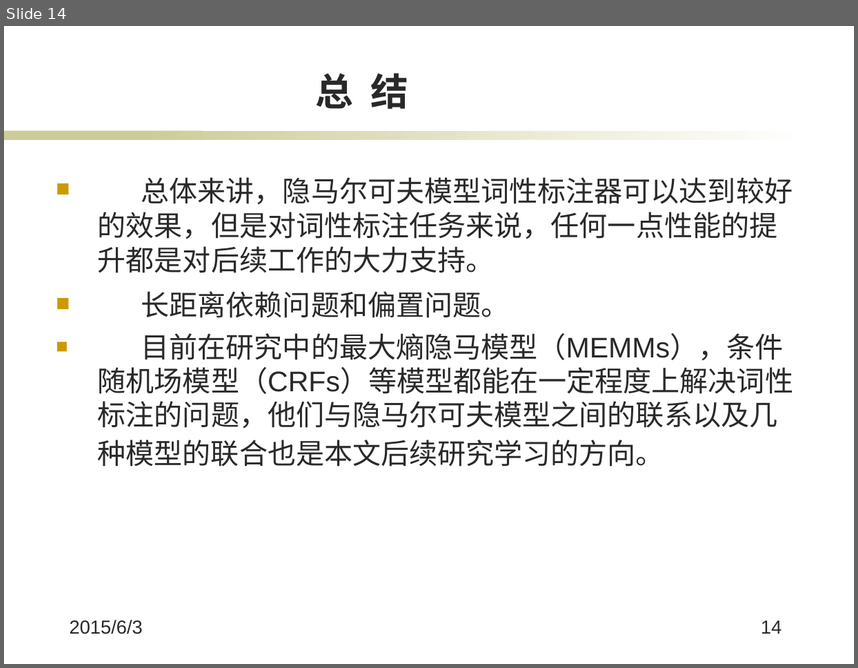
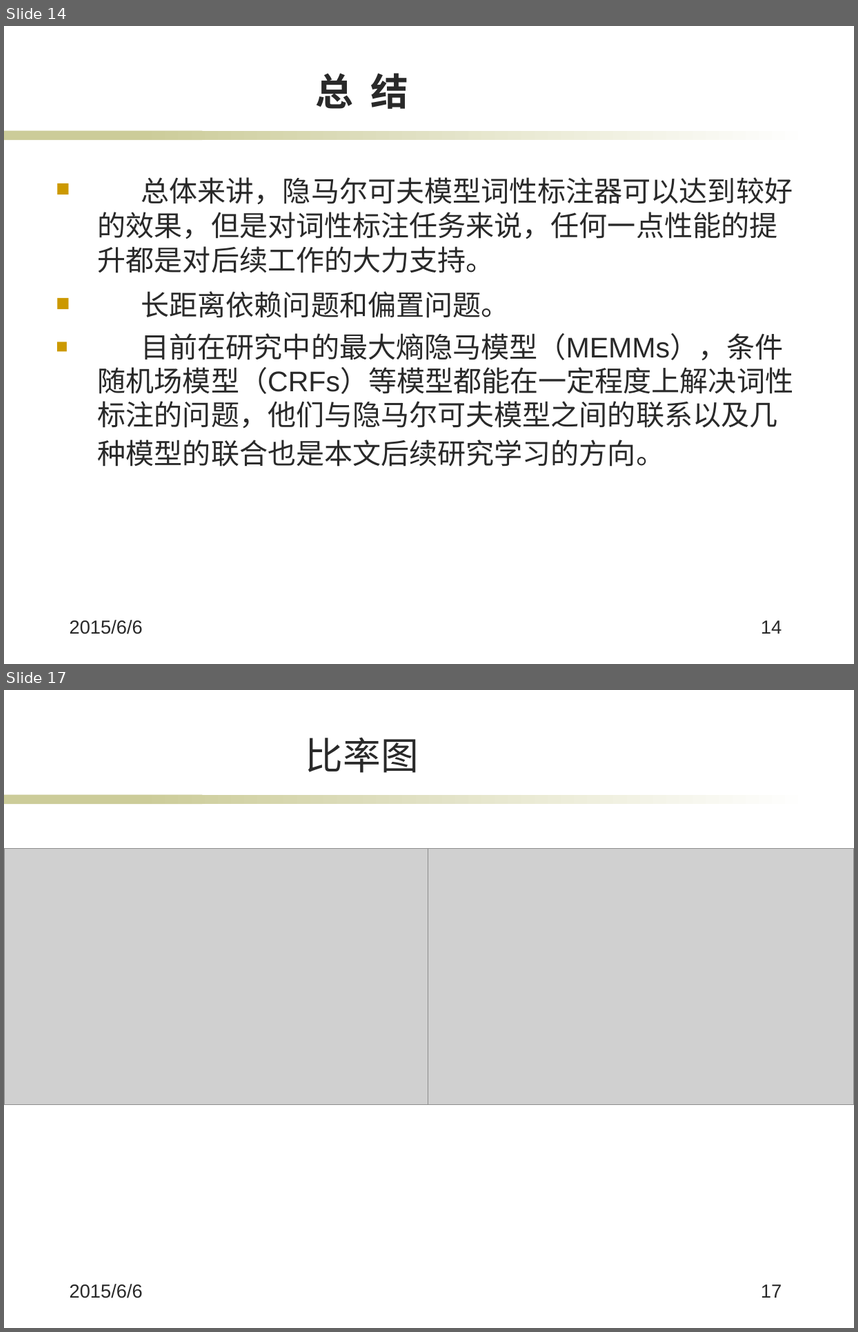
Before and after one commit to jiangxincode/thesis, a slide deck: 答辩.pptx. Shown one above the other, each under a label of ours: slide 14 before the commit, slides 14 and 17 after it; the slides between them are not shown. The pictures are 858x668 and 858x1332 pixels, drawn with LibreOffice and Linux fonts; fonts in the diff are those of the drawing; grey boxes stand for pictures; background and template pictures are left out. Boxes give left, top, right and bottom in pixels: in the first picture for what was removed or moved away, otherwise in the second. Text is boxed around its words. In the diff, an @@ line names an element or a change of style, - is before the commit and + after.

```diff
--- a/答辩.pptx
+++ b/答辩.pptx
@@ slide 17 added at box(4, 690, 854, 1328), background #FFFFFF; not listed: 2 template elements that a slide beside it also shows @@
@@ title added at box(306, 737, 419, 773), 32 pt, text #292929 @@
+比率图
@@ picture added at box(4, 848, 430, 1104) @@
@@ picture added at box(428, 848, 854, 1104) @@
@@ text added at box(70, 1283, 143, 1298), 16 pt, text #292929 @@
+2015/6/6
@@ page number added at box(761, 1284, 782, 1297), 16 pt, text #292929 @@
+17
@@ slide 14 changed as well @@
@@ text at box(70, 619, 143, 634): text changed @@
-2015/6/3
+2015/6/6
```
Also in this commit, not shown: 6 other slides changed, 10 other slides added, 8 slides removed, 1 other file.
